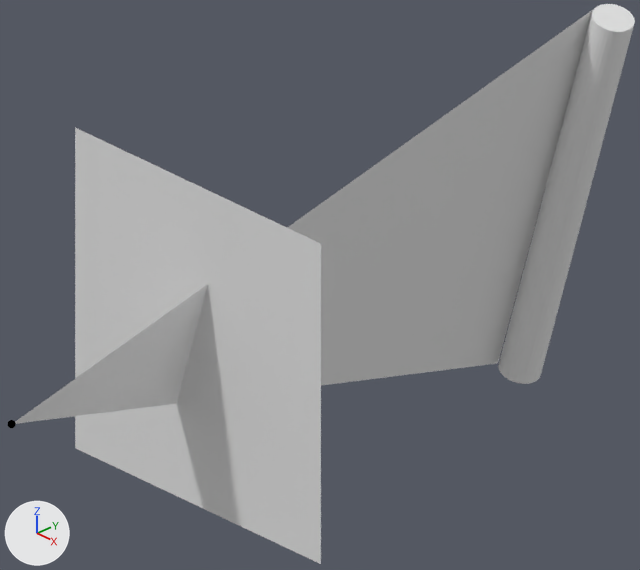
One commit to the Blender file assets/tangency.blend: the scene before it, then after it.
Both versions are drawn from the file's camera 'Camera'. The lights are fixed; the arrows at lower left show +X, +Y and +Z. The first picture is the older version.
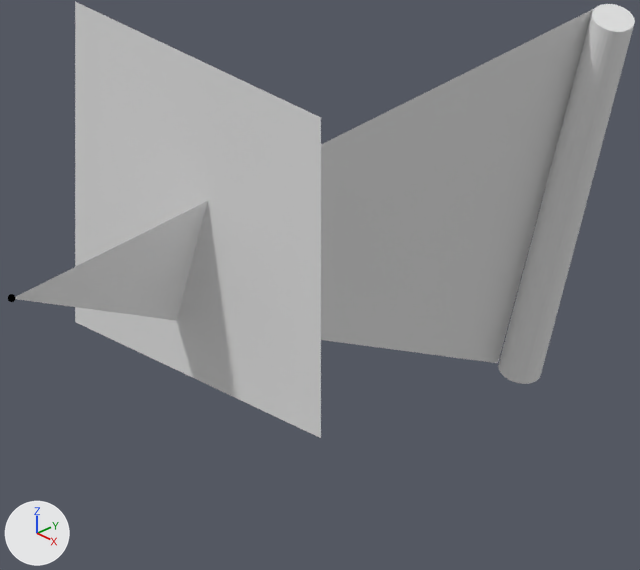
Location of each change, [x1, y1, x2, y2] in pixels of the pictures (640 x 570 px):
```json
{"object": "Plane", "change": "moved", "before": [75, 128, 321, 564], "after": [75, 2, 321, 438]}
{"object": "Plane.001", "change": "reshaped", "before": [15, 9, 594, 424], "after": [16, 9, 594, 363], "on screen": "15% shorter"}
{"object": "Sphere", "change": "moved", "before": [8, 420, 16, 428], "after": [8, 294, 16, 302]}
```

The change, as JSON lines over the scene's bpy script:
```json
{"block": "me_plane_001", "where": "# used by ob_plane_001; location = (0.0, -3.176, 0.0); rotation_euler = (0.0, 1.863, 0.0337), in degrees (0, 107, 1.9); scale = (0.482, 2.14, 0.994)"}
{"op": "remove", "block": "me_plane_001", "code": "me_plane_001.from_pydata(...)  # 3 vertices, 1 face; spans x -2.68..2.7, y 0.0..1.98, z 0.0..0.01"}
{"op": "add", "block": "me_plane_001", "code": "me_plane_001.from_pydata(...)  # 3 vertices, 1 face; spans x -2.68..2.7, y 0.0..1.98, z -0.23..0.01"}
{"block": "me_plane_001", "change": "me_plane_001 part 1"}
{"op": "set", "path": "me_plane_001.vertices[0].co", "old": "(0.0, 0.0, 0.0)", "new": "(-1.56, 0.0, -0.23)"}
{"op": "set", "path": "ob_plane.location", "old": "(0.0, -1.745, 0.0)", "new": "(0.0, -1.745, 0.786)"}
{"op": "set", "path": "ob_sphere.location", "old": "(0.0, -3.176, 0.0)", "new": "(0.0, -3.176, 0.786)"}
```
